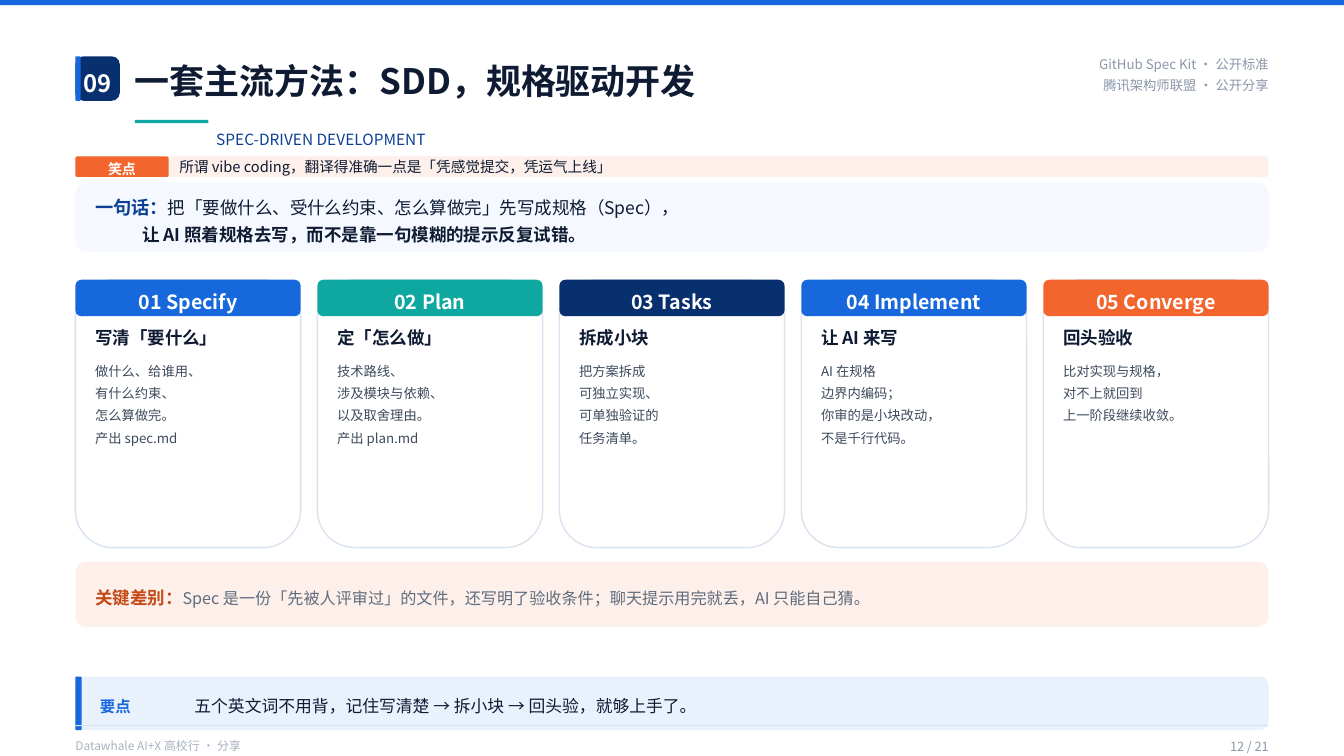
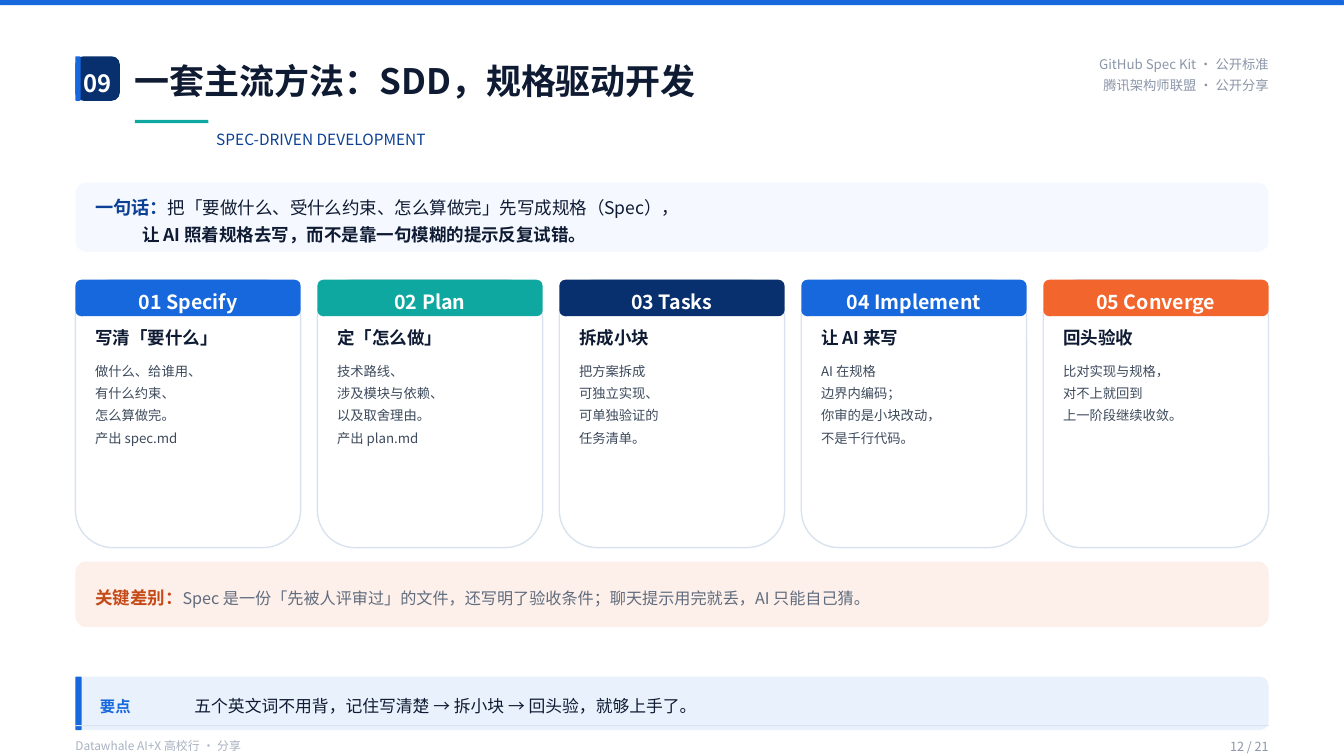
Before and after one commit to Frocir/aix-talk, a slide deck: slide 12 of aix-talk-26pages.pptx. Drawn at 1344x756 pixels with LibreOffice and Linux fonts; fonts in the diff are those of the drawing. Boxes give left, top, right and bottom in pixels: in the first picture for what was removed or moved away, otherwise in the second. Text is boxed around its words. In the diff, an @@ line names an element or a change of style, - is before the commit and + after.

```diff
--- a/aix-talk-26pages.pptx
+++ b/aix-talk-26pages.pptx
@@ rounded rectangle removed at [76, 156, 1269, 176] @@
@@ rounded rectangle removed at [76, 156, 169, 176] @@
@@ text removed at [108, 161, 136, 179] @@
-笑点
@@ text removed at [179, 159, 612, 176] @@
-所谓 vibe coding，翻译得准确一点是「凭感觉提交，凭运气上线」
```
Also in this commit, not shown: 8 other slides changed, 1 other file.
